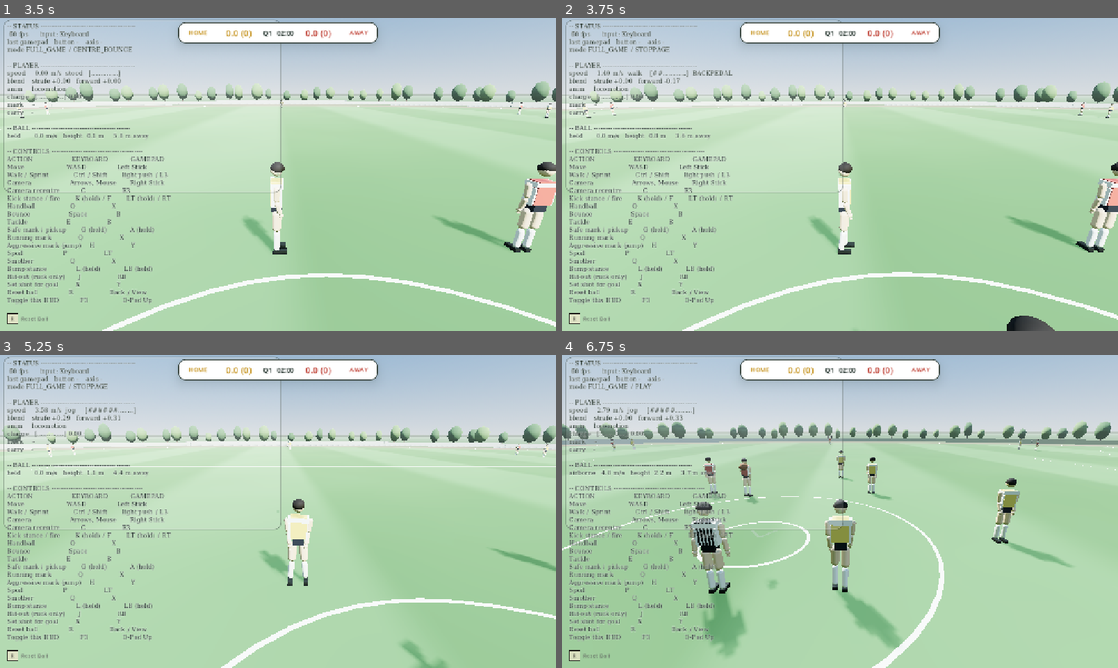
Above: before the commit, frames 1-4 (two rows, left to right).
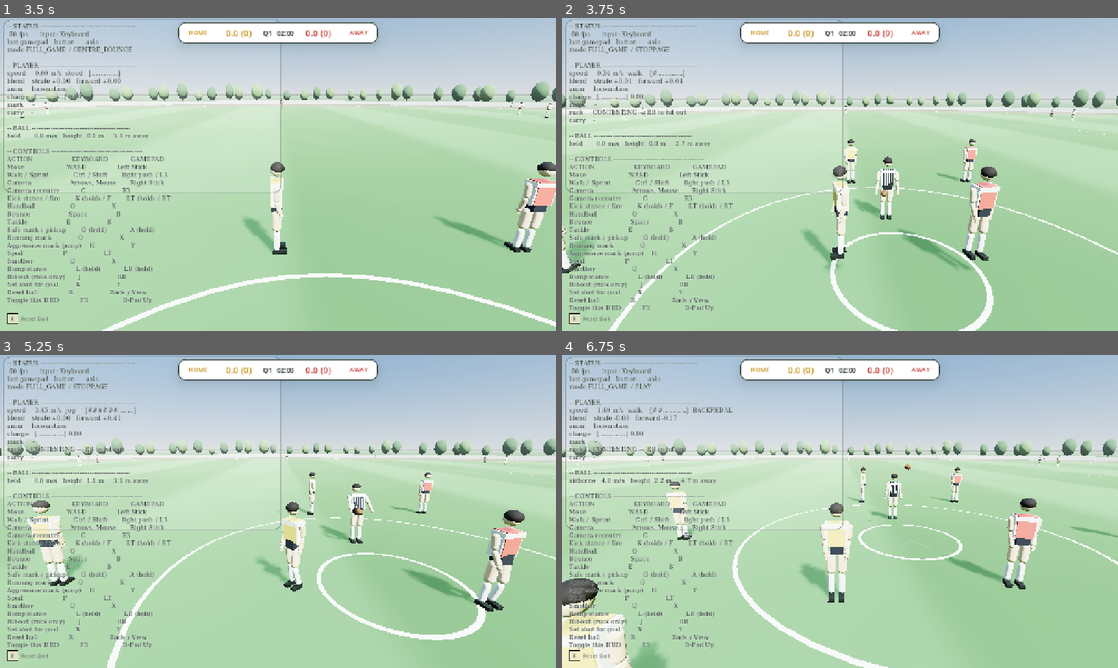
Above: after the commit, the same moments.

Repository: Yaandle/aussie-rules2
Game: Godot game, scene res://scenes/ui/main_menu.tscn
Same seed, same stepped clock (60 frames per second), same inputs: the game is played once before the commit and once after it.
Inputs (mouse positions are in pixels of both pictures, inside the frame that each line leads up to):
- Up to frame 1 (3.5 s): tap Enter (ui_accept) at 0.5, 0.77 s; move the mouse to (400, 158) at 0.52 s; hold D (move_right) 0.53-1.25 s; tap Space (bounce) at 0.6, 2.3 s; click (400, 158) at 0.67 s; tap J (hit_out) at 0.8 s; drag from (278, 299) to (250, 237) at 1.27 s; move the mouse to (333, 105) at 2.02 s; hold D (move_right) 2.03-2.75 s; hold E (tackle) 2.03-2.75 s; drag from (250, 237) to (111, 127) at 2.77 s
- Up to frame 2 (3.75 s): move the mouse to (1006, 221) at 3.52 s; hold A (move_left) from 3.53 s (still down); hold L (bump_stance) from 3.53 s (still down)
- Up to frame 3 (5.25 s): tap Enter (ui_accept) at 3.77 s; tap E (tackle) at 3.8 s; tap Escape (pause) at 4.15 s; release A (move_left) at 4.25 s; release L (bump_stance) at 4.25 s; drag from (111, 464) to (194, 433) at 4.27 s; tap R (debug_reset) at 5 s; move the mouse to (305, 511) at 5.02 s; hold S (move_back) from 5.03 s (still down); tap Down (camera_down) at 5.1 s; click (305, 511) at 5.17 s
- Up to frame 4 (6.75 s): tap J (hit_out) at 5.3 s; release S (move_back) at 5.75 s; drag from (756, 433) to (728, 527) at 5.77 s; move the mouse to (962, 495) at 6.52 s; hold W (move_forward) from 6.53 s (still down); tap C (camera_recenter) at 6.6 s

Frame 1 is identical in both runs. In frame 2, 17% of the frame differs, in the area x 0-100%, y 16-100%; in frame 3, 17%; in frame 4, 32%.

Commit message:
Ruck contests: only ruckmen, full team takes the ruckman, RB press latches
Playtest (career, 3rd person): 'the ruck tap is not always activating...
only the ruckman should do the ruck; single player as rover I shouldn't
go into the ruck; on full team control I should automatically switch to
the ruckman and have the side-on animation and the tap working.'

- Field ball-ups nominated the tackler and tackled, throw-ins the nearest
  players, which is how a human rover ended up rucking. Every contest now
  nominates each team's ruckman (roster index 0, the RUCK slot) and
  places them either side of the spot like a centre bounce.
- Contestants are nominated at the start of the umpire's throw-up, with
  set_ruck_contestant's new window argument covering RUCK_CONTEST_WINDOW
  past the release, so the Chase camera eases side-on during the toss.
- FULL TEAM: the human is assigned the HOME ruckman at nomination.
- Tap reliability: RB was read only once the ball was airborne and was
  consumed even if the ball was out of range; a press during the
  throw-up only survived INPUT_BUFFER_WINDOW (0.12s). The press is now
  latched for the contest: a press with the ball live and in range leaps
  at once (player's timing); an early one leaps once the ball is in range
  and rising slower than RUCK_ARMED_FIRE_MAX_RISE (1.5 m/s, unplaytested).

Headless (full_game, scratch watcher, deleted): FULL TEAM -> human on the
HOME ruckman at nomination; RB pressed while the umpire still held the
ball connected the hit-out. SINGLE PLAYER with the human on RR -> not
nominated.

Co-Authored-By: Claude Opus 5.5 <noreply@anthropic.com>

Diff:
--- a/scripts/modes/full_game.gd
+++ b/scripts/modes/full_game.gd
@@ -551,9 +551,8 @@
 	# shared contest every stoppage in this file goes through, see
 	# _begin_ruck_contest. This stays index 0 regardless of
 	# Settings.home_human_slot: pick a non-ruck position and index 0 keeps
-	# its AIBrain and rucks; pick slot 0 and the human rucks in person
-	# (HumanBrain can't actively palm a hit-out — a pre-existing AI-scope
-	# limit, not addressed here).
+	# its AIBrain and rucks; pick slot 0 (or play FULL TEAM, which hands
+	# the human the ruckman) and the human rucks in person with RB.
 	_begin_ruck_contest(_field.centre(), _home_players[0], _away_players[0])
 
 
@@ -588,6 +587,31 @@
 	# hit-outs all refuse until it's released.
 	_ball.lock_at(spot + Vector3.UP * 0.4)
 
+	# Only ruckmen ruck (playtest: "if I am in single player control and NOT
+	# ruckman I shouldn't go into ruck if I am rover"). Every caller passes
+	# roster index 0 of each team, the RUCK slot (TeamFormation.ROSTER_
+	# ORDER), so a field ball-up or throw-in no longer drafts the tackler
+	# and tackled or whoever was nearest. They're placed either side of the
+	# spot the way _centre_bounce_slot places them for a centre bounce (a
+	# stoppage cut, like _reposition_kickoff), HOME on its defensive (-X)
+	# side.
+	contestant_a.global_position = spot + Vector3(-RUCK_CONTEST_OFFSET, 0.0, 0.0)
+	contestant_b.global_position = spot + Vector3(RUCK_CONTEST_OFFSET, 0.0, 0.0)
+	contestant_a.velocity = Vector3.ZERO
+	contestant_b.velocity = Vector3.ZERO
+	# Nominated now, at the start of the throw-up, with a window that still
+	# runs RUCK_CONTEST_WINDOW past the release: RB pressed during the toss
+	# latches (PlayerController._update_ruck_contest) and the Chase camera
+	# eases side-on while the umpire throws.
+	var release := Tuning.BALL_UP_THROW_DURATION * Umpire.THROW_RELEASE_END
+	contestant_a.set_ruck_contestant(true, release + Tuning.RUCK_CONTEST_WINDOW)
+	contestant_b.set_ruck_contestant(true, release + Tuning.RUCK_CONTEST_WINDOW)
+	_ruck_contestants = [contestant_a, contestant_b]
+	# FULL_TEAM: the human takes the HOME ruckman for the contest.
+	if Settings.player_control_mode == Settings.PlayerControlMode.FULL_TEAM \
+			and ControlMode.scheme_for(Tuning.Team.HOME) == ControlMode.Scheme.SINGLE_PLAYER:
+		_assign_human_to(contestant_a if contestant_a.team == Tuning.Team.HOME else contestant_b)
+
 	var umpire := _field.field_umpire()
 	if is_instance_valid(umpire):
 		# Beside the contest, facing it — not between the two ruckmen.
@@ -606,8 +630,7 @@
 	# Released when the arms reach the top of the sweep, not at the end of
 	# the whole beat — the last stretch of the clip is him following through
 	# and settling back, which happens after the ball has already gone.
-	_start_pause(Tuning.BALL_UP_THROW_DURATION * Umpire.THROW_RELEASE_END,
-		_release_ruck_contest.bind(spot, contestant_a, contestant_b))
+	_start_pause(release, _release_ruck_contest.bind(spot, contestant_a, contestant_b))
 
 
 ## The ball actually leaving the umpire's hands — a gentle lob (see
@@ -717,7 +740,10 @@
 	# to would have a scramble, not a ball-up. Rests on the turf, not
 	# hovering over the spot.
 	_rest_ball_at(spot)
-	_start_pause(Tuning.CENTRE_BOUNCE_DELAY, _begin_ruck_contest.bind(spot, tackler, tackled))
+	# Each team's ruckman contests it, not the tackler and tackled (see
+	# _begin_ruck_contest).
+	_start_pause(Tuning.CENTRE_BOUNCE_DELAY,
+		_begin_ruck_contest.bind(spot, _home_players[0], _away_players[0]))
 
 
 ## The free-kick half of holding-the-ball (RULES_REFERENCE.md §4, design
@@ -1105,9 +1131,7 @@
 ## (see this project's memory of P1's contest_minigame.py approach).
 func _resume_after_out_of_bounds(throw_in_point: Vector3) -> void:
 	_drop_all_balls()
-	var home := _nearest_player(_home_players, throw_in_point)
-	var away := _nearest_player(_away_players, throw_in_point)
-	_begin_ruck_contest(throw_in_point, home, away)
+	_begin_ruck_contest(throw_in_point, _home_players[0], _away_players[0])
 
 
 ## Manual safety net (bound to "debug_reset", same key as the milestone-1
--- a/scripts/player/player_controller.gd
+++ b/scripts/player/player_controller.gd
@@ -213,6 +213,10 @@
 var _is_ruck_contestant := false
 var _ruck_contest_timer := 0.0
 
+## An RB press latched for this contest but not yet jumped on — see
+## _update_ruck_contest. Cleared with the contestant flag.
+var _hit_out_armed := false
+
 ## Seconds left before another Bump attempt can commit — a real hit-stick
 ## commitment, not spammable (see _update_bump).
 var _bump_cooldown := 0.0
@@ -447,6 +451,7 @@
 		_ruck_contest_timer = maxf(0.0, _ruck_contest_timer - delta)
 		if _ruck_contest_timer <= 0.0:
 			_is_ruck_contestant = false
+			_hit_out_armed = false
 
 	_update_charge(delta)
 	_update_marking(delta)
@@ -2325,14 +2330,19 @@
 ## contest) on exactly the two nominated players. Self-expiring — see
 ## _ruck_contest_timer in _physics_process — so a ruckman can't hold RB's
 ## Hit-Out meaning past the one contest they were nominated into.
-func set_ruck_contestant(value: bool) -> void:
+##
+## `window` defaults to RUCK_CONTEST_WINDOW; FullGame passes a longer one
+## when it nominates at the start of the umpire's throw-up, so the window
+## still covers RUCK_CONTEST_WINDOW of live ball after the release.
+func set_ruck_contestant(value: bool, window: float = Tuning.RUCK_CONTEST_WINDOW) -> void:
 	if value:
-		# A ball-up nominates both players out of the tackle that caused it
-		# and places them at the contest — nothing may still be pulling
-		# them back toward where the wrestle happened.
+		# The nominated ruckmen are placed at the contest — nothing may
+		# still be pulling them back toward an earlier tackle.
 		_end_tackle_hold()
 	_is_ruck_contestant = value
-	_ruck_contest_timer = Tuning.RUCK_CONTEST_WINDOW if value else 0.0
+	_ruck_contest_timer = window if value else 0.0
+	if not value:
+		_hit_out_armed = false
 
 
 func is_ruck_contestant() -> bool:
@@ -2358,13 +2368,27 @@
 	if not _is_ruck_contestant or is_carrying() or _stun_timer > 0.0 \
 			or _action != Tuning.Action.NONE:
 		return
+	# The press is read (and latched) before any ball checks. It used to be
+	# read only once the ball was airborne, then dropped if the ball was
+	# still out of range — consumed and gone — and a press during the
+	# umpire's throw-up only waited INPUT_BUFFER_WINDOW (0.12 s), so RB
+	# often did nothing (playtest: "the ruck tap is not always activating").
+	var fresh := _brain.wants_hit_out()
+	if fresh:
+		_hit_out_armed = true
+	if not _hit_out_armed:
+		return
 	var ball := _live_ball()
 	if not is_instance_valid(ball) or ball.is_held or not ball.is_airborne():
 		return
-	if not _brain.wants_hit_out():
-		return
 	if ball.global_position.distance_to(_carry_point.global_position) > Tuning.RUCK_CONTEST_JUMP_RANGE:
 		return
+	# A press made with the ball already live and in range jumps now — the
+	# player's own timing. An early (latched) press waits for the toss to
+	# slow near its peak, so it can't leap under a ball still climbing.
+	if not fresh and ball.linear_velocity.y > Tuning.RUCK_ARMED_FIRE_MAX_RISE:
+		return
+	_hit_out_armed = false
 	_begin_hit_out()
 
 
--- a/scripts/tuning.gd
+++ b/scripts/tuning.gd
@@ -1392,9 +1392,8 @@
 ## The palm itself — a physical velocity given to the ball on a successful
 ## hit-out, same "invented physics parameter, not an invented rule number"
 ## category as SPOIL_IMPULSE_SPEED/TACKLE_SPILL_SPEED elsewhere in this
-## file. Directed by _hit_out_aim_dir in _resolve_hit_out — where Left
-## stick was held on the RB press ("tap direction = pass direction", user
-## brief) — falling back to body-forward on a neutral stick.
+## file. Directed by the right stick (PlayerBrain.hit_out_aim), falling
+## back to the left stick and then body-forward — see _resolve_hit_out.
 const RUCK_HIT_OUT_SPEED := 6.0         # m/s, horizontal
 const RUCK_HIT_OUT_UP_SPEED := 1.5      # m/s of lift, so it reads as a palm, not a grounder
 ## How long a nominated contestant reads RB as a hit-out at all (see
@@ -1405,6 +1404,12 @@
 ## height, and a human reacting to the visible throw-up rather than a
 ## frame-perfect input still gets a genuine shot at it.
 const RUCK_CONTEST_WINDOW := 2.0        # s
+## An RB press made early (during the throw-up, or with the ball out of
+## RUCK_CONTEST_JUMP_RANGE) is latched rather than dropped, and leaps once
+## the ball is in range and rising slower than this — near the toss's peak
+## (BALL_UP_TOSS_SPEED 5 m/s), so the leap's contact lands around the top.
+## Unplaytested feel guess.
+const RUCK_ARMED_FIRE_MAX_RISE := 1.5   # m/s
 
 # The same A press that attempts a Safe Mark becomes this once the ball
 # isn't in the air (design brief: the action comes from "ball state +
